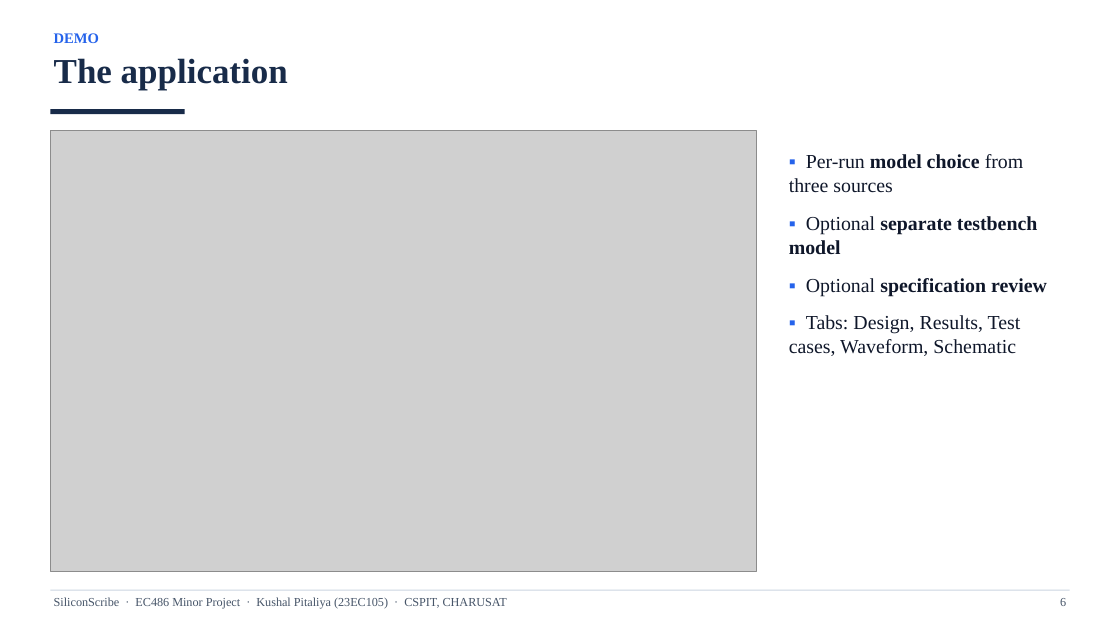
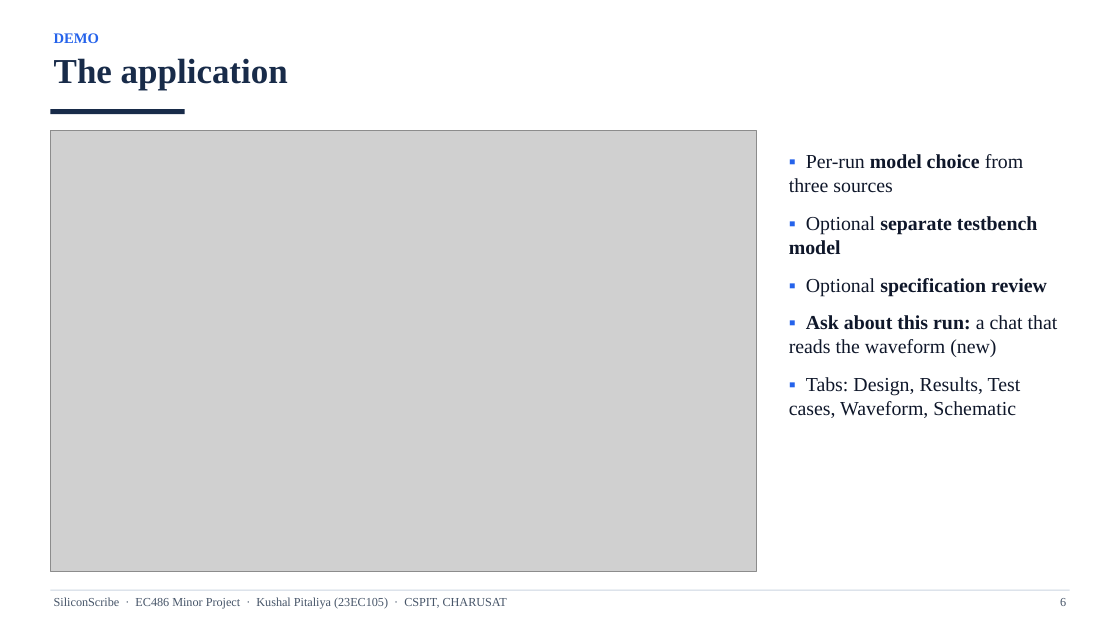
Before and after one commit to k-pitaliya/siliconscribe, a slide deck: slide 6 of docs/23EC105_Kushal_Pitaliya_SiliconScribe_Viva_Presentation.pptx. Drawn at 1120x630 pixels with LibreOffice and Linux fonts; fonts in the diff are those of the drawing; grey boxes stand for pictures. Boxes give left, top, right and bottom in pixels: in the first picture for what was removed or moved away, otherwise in the second. Text is boxed around its words. In the diff, an @@ line names an element or a change of style, - is before the commit and + after.

```diff
--- a/docs/23EC105_Kushal_Pitaliya_SiliconScribe_Viva_Presentation.pptx
+++ b/docs/23EC105_Kushal_Pitaliya_SiliconScribe_Viva_Presentation.pptx
@@ text at box(789, 315, 1058, 357): paragraph added @@
+▪ Ask about this run: a chat that reads the waveform (new)
```
Also in this commit, not shown: 6 other slides changed, 2 slides added, 34 other files.
